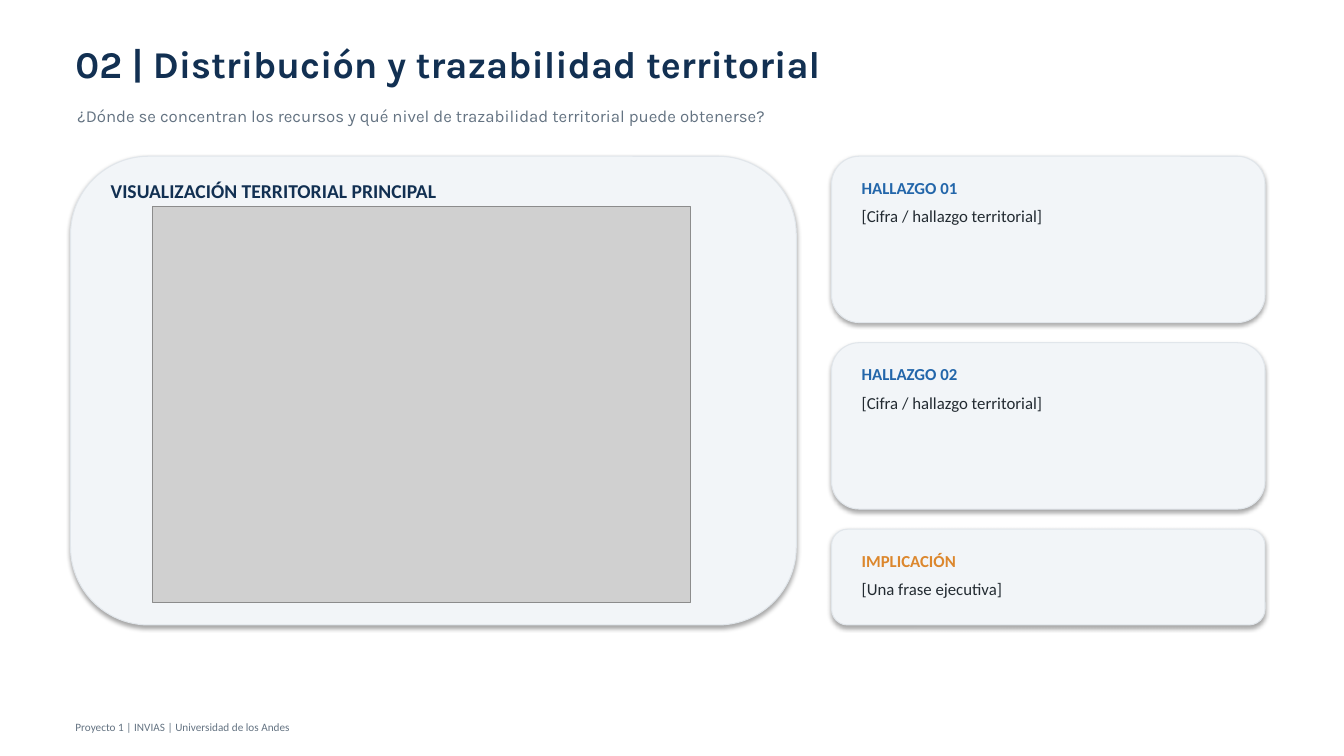
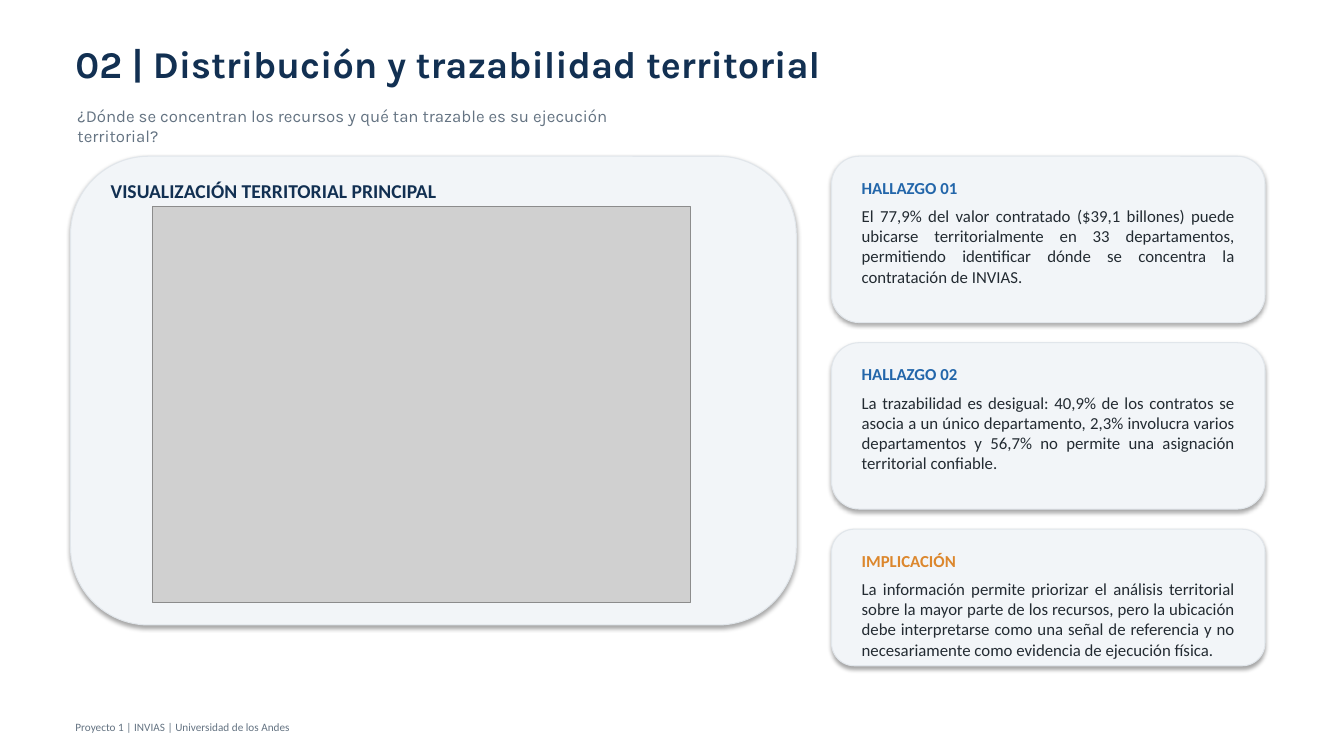
Before and after one commit to caldeeh/proyecto1-analitica-contratacion, a slide deck: slide 3 of Entregables/Presentacion_Proyecto_1_INVIAS.pptx. Drawn at 1344x756 pixels with LibreOffice and Linux fonts; fonts in the diff are those of the drawing; grey boxes stand for pictures. Boxes give left, top, right and bottom in pixels: in the first picture for what was removed or moved away, otherwise in the second. Text is boxed around its words. In the diff, an @@ line names an element or a change of style, - is before the commit and + after.

```diff
--- a/Entregables/Presentacion_Proyecto_1_INVIAS.pptx
+++ b/Entregables/Presentacion_Proyecto_1_INVIAS.pptx
@@ text at (77, 109, 607, 142): text changed @@
-¿Dónde se concentran los recursos y qué nivel de trazabilidad territorial puede obtenerse?
+¿Dónde se concentran los recursos y qué tan trazable es su ejecución territorial?
@@ text at (862, 210, 1235, 283): text changed @@
-[Cifra / hallazgo territorial]
+El 77,9% del valor contratado ($39,1 billones) puede ubicarse territorialmente en 33 departamentos, permitiendo identificar dónde se concentra la contratación de INVIAS.
@@ text at (862, 397, 1234, 469): text changed @@
-[Cifra / hallazgo territorial]
+La trazabilidad es desigual: 40,9% de los contratos se asocia a un único departamento, 2,3% involucra varios departamentos y 56,7% no permite una asignación territorial confiable.
@@ rounded rectangle: place and size @@
-rounded rectangle at (832, 529, 1265, 625)
+rounded rectangle at (832, 529, 1265, 665)
@@ text at (862, 583, 1235, 659): text changed @@
-[Una frase ejecutiva]
+La información permite priorizar el análisis territorial sobre la mayor parte de los recursos, pero la ubicación debe interpretarse como una señal de referencia y no necesariamente como evidencia de ejecución física.
```
Also in this commit, not shown: 2 other slides changed, 2 other files.
